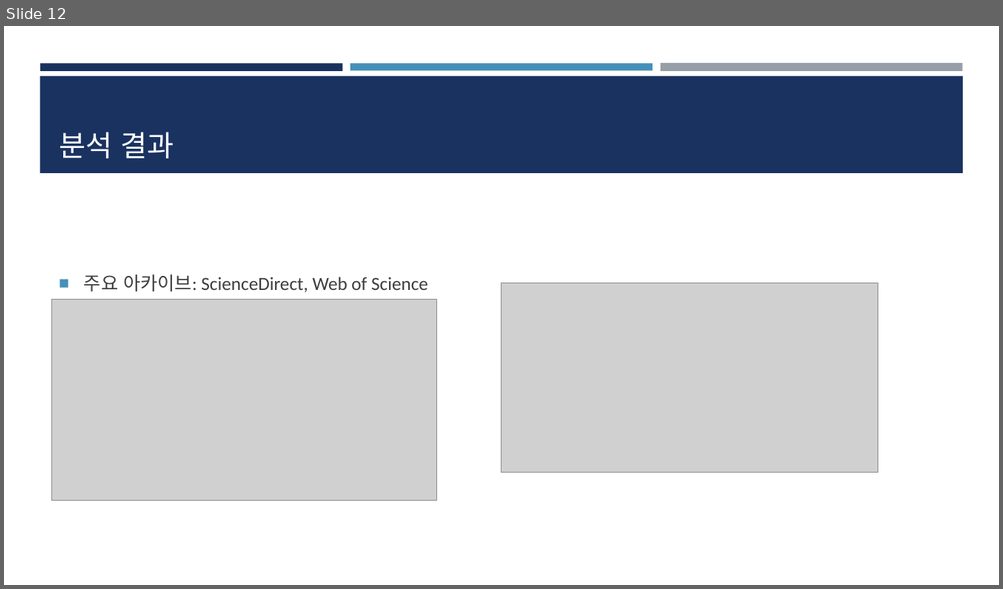
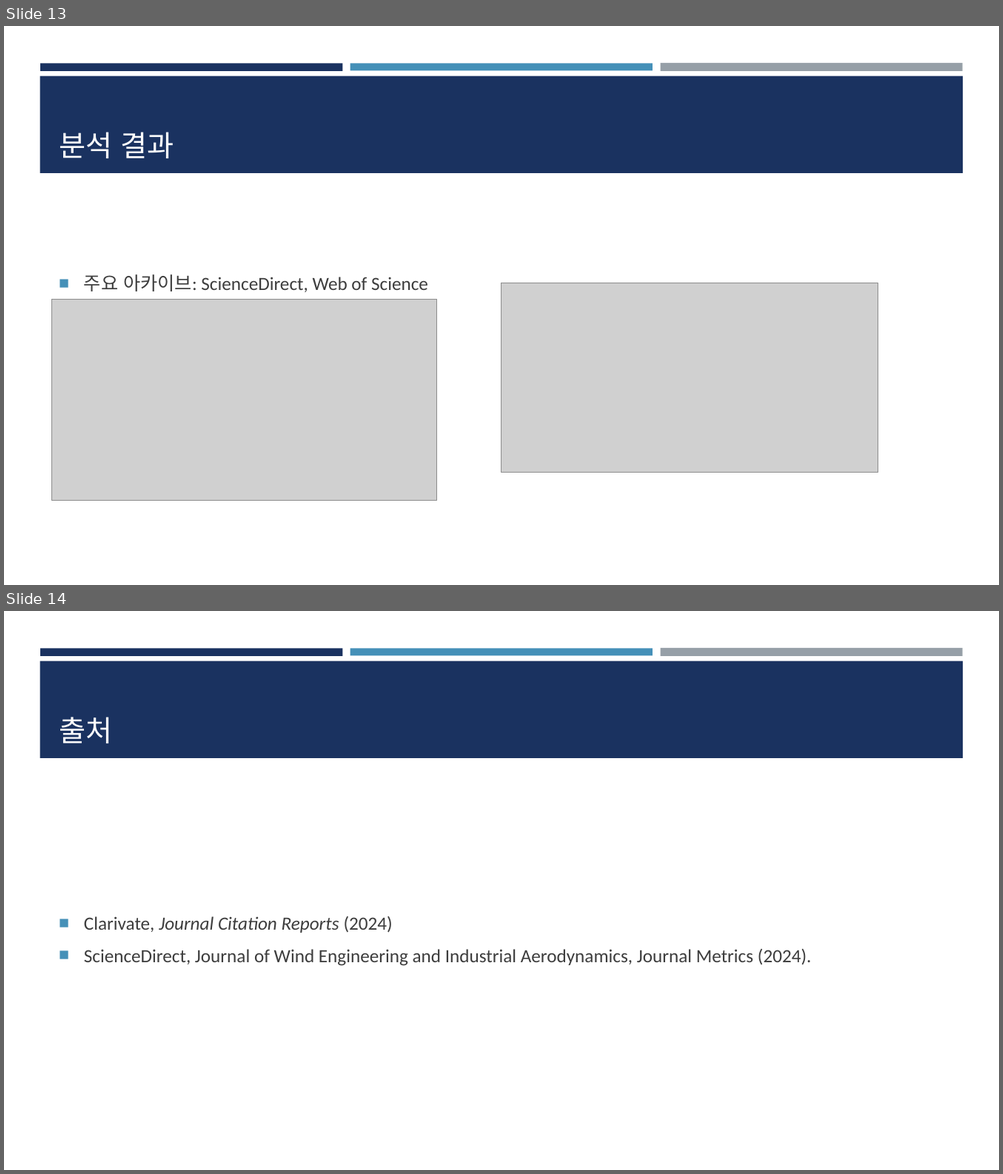
Before and after one commit to dbsdn541-ui/CSE--, a slide deck: CFD_저널 분석 ppt.pptx. Shown one above the other, each under a label of ours: slide 12 before the commit, slides 13 and 14 after it. The pictures are 1003x589 and 1003x1174 pixels, drawn with LibreOffice and Linux fonts; fonts in the diff are those of the drawing; grey boxes stand for pictures. Boxes give left, top, right and bottom in pixels: in the first picture for what was removed or moved away, otherwise in the second. Text is boxed around its words. In the diff, an @@ line names an element or a change of style, - is before the commit and + after.

```diff
--- a/CFD_저널 분석 ppt.pptx
+++ b/CFD_저널 분석 ppt.pptx
@@ slide 14 added at bbox=[4, 611, 999, 1170], background #FFFFFF; not listed: 4 template elements that a slide beside it also shows @@
@@ title added at bbox=[59, 717, 112, 743], 28 pt, text #FFFFFF @@
+출처
@@ text added at bbox=[84, 917, 811, 966], 18 pt, text #3D3D3D @@
+■ Clarivate, Journal Citation Reports (2024)
+■ ScienceDirect, Journal of Wind Engineering and Industrial Aerodynamics, Journal Metrics (2024).
@@ what was slide 12 is now slide 13 @@
```
Also in this commit, not shown: 10 slides changed, 1 other slide added.
